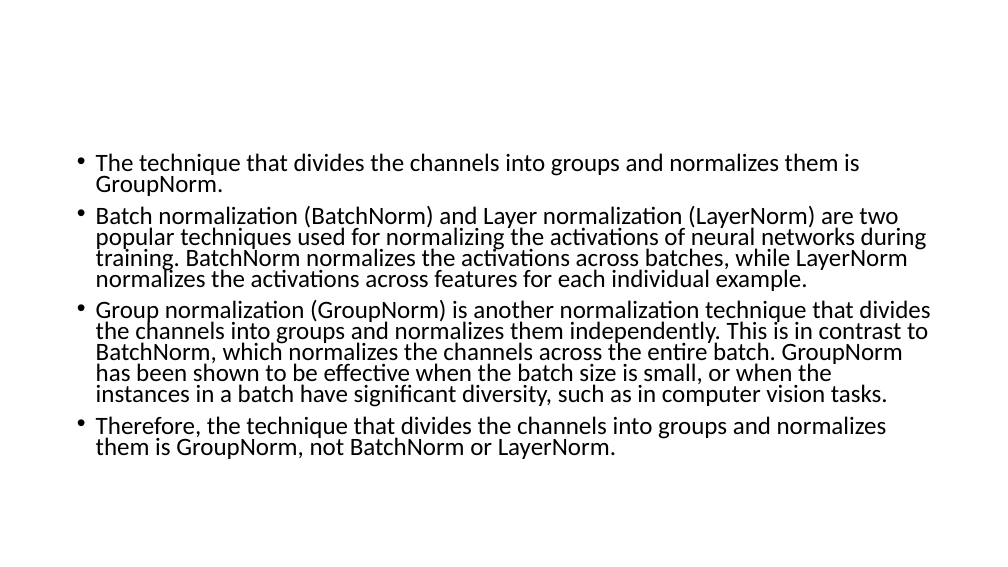
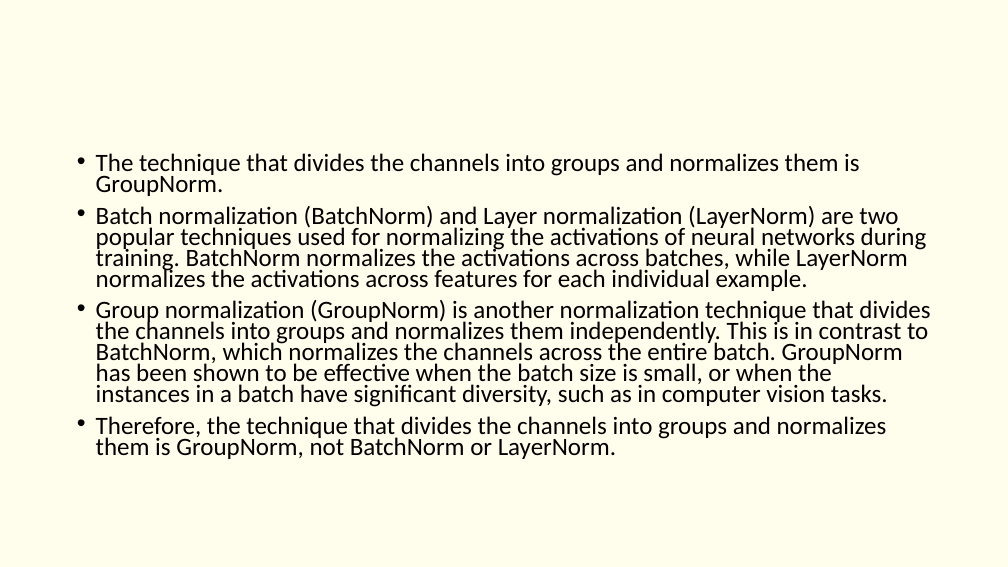
Before and after one commit to Saira55/Machine-Learning-Multiple-Choice-Questions, a slide deck: slide 14 of Machine Learning Quiz Question.pptx. Drawn at 1008x567 pixels with LibreOffice and Linux fonts; fonts in the diff are those of the drawing. Boxes give left, top, right and bottom in pixels: in the first picture for what was removed or moved away, otherwise in the second. Text is boxed around its words. In the diff, an @@ line names an element or a change of style, - is before the commit and + after.

```diff
--- a/Machine Learning Quiz Question.pptx
+++ b/Machine Learning Quiz Question.pptx
@@ background #FFFFFF to #FFFEED @@
```
Also in this commit, not shown: 32 other slides changed, 5 slides added, 5 slides removed.
